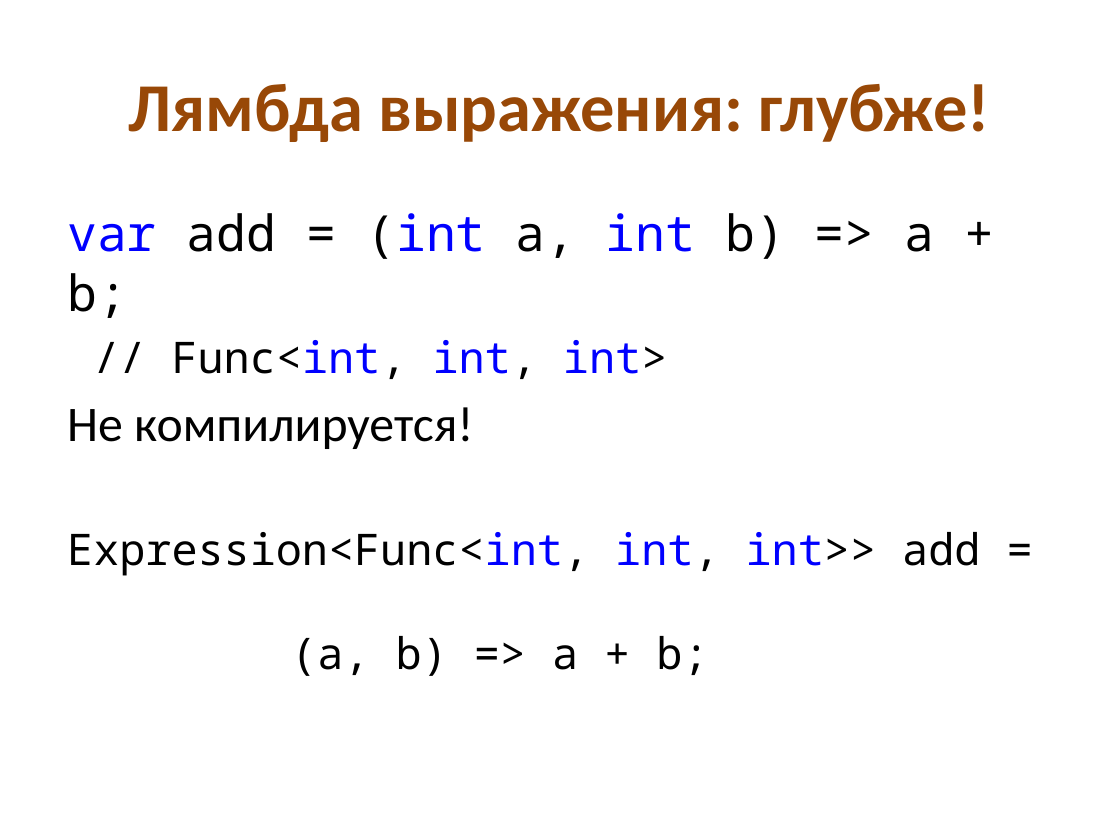
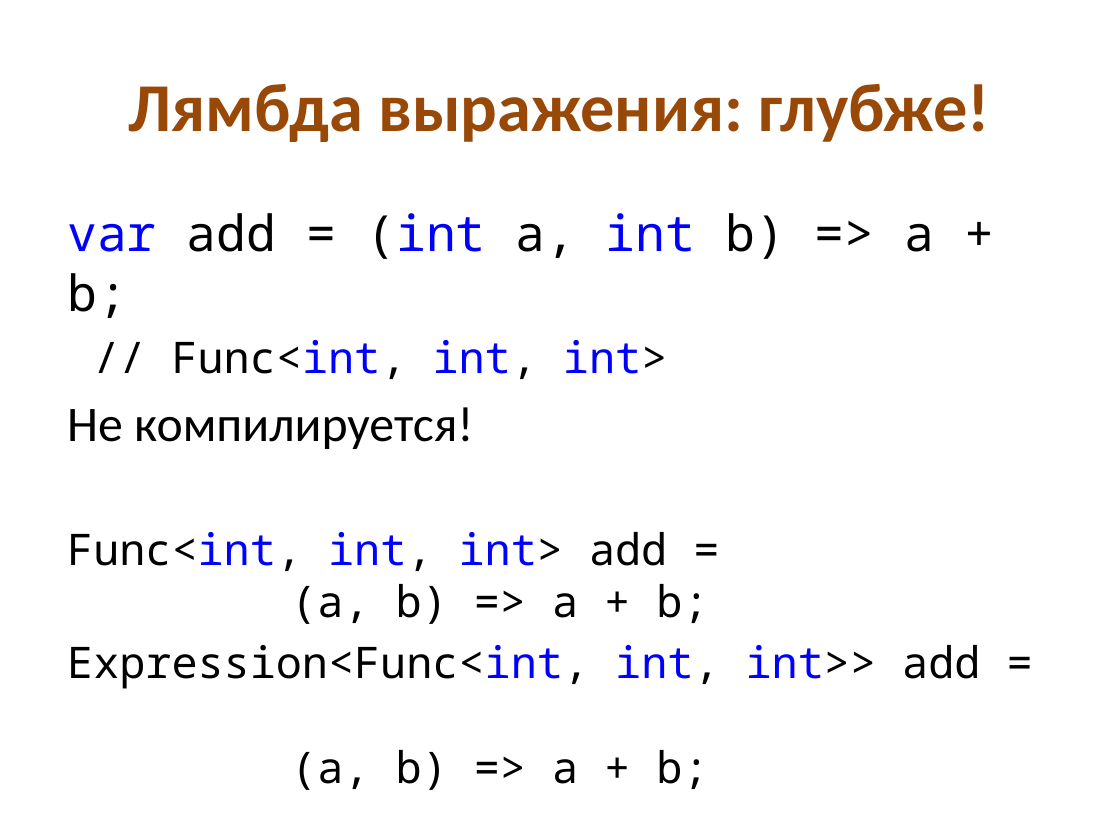
Before and after one commit to kontur-edu/intern-2014, a slide deck: slide 15 of 03-Linq/Linq.pptx. Drawn at 1120x840 pixels with LibreOffice and Linux fonts; fonts in the diff are those of the drawing. Boxes give left, top, right and bottom in pixels: in the first picture for what was removed or moved away, otherwise in the second. Text is boxed around its words. In the diff, an @@ line names an element or a change of style, - is before the commit and + after.

```diff
--- a/03-Linq/Linq.pptx
+++ b/03-Linq/Linq.pptx
@@ text at box(67, 532, 708, 624): paragraph added @@
+Func<int, int, int> add =
+(a, b) => a + b;
```
Also in this commit, not shown: 1 other slide changed, 3 other files.
